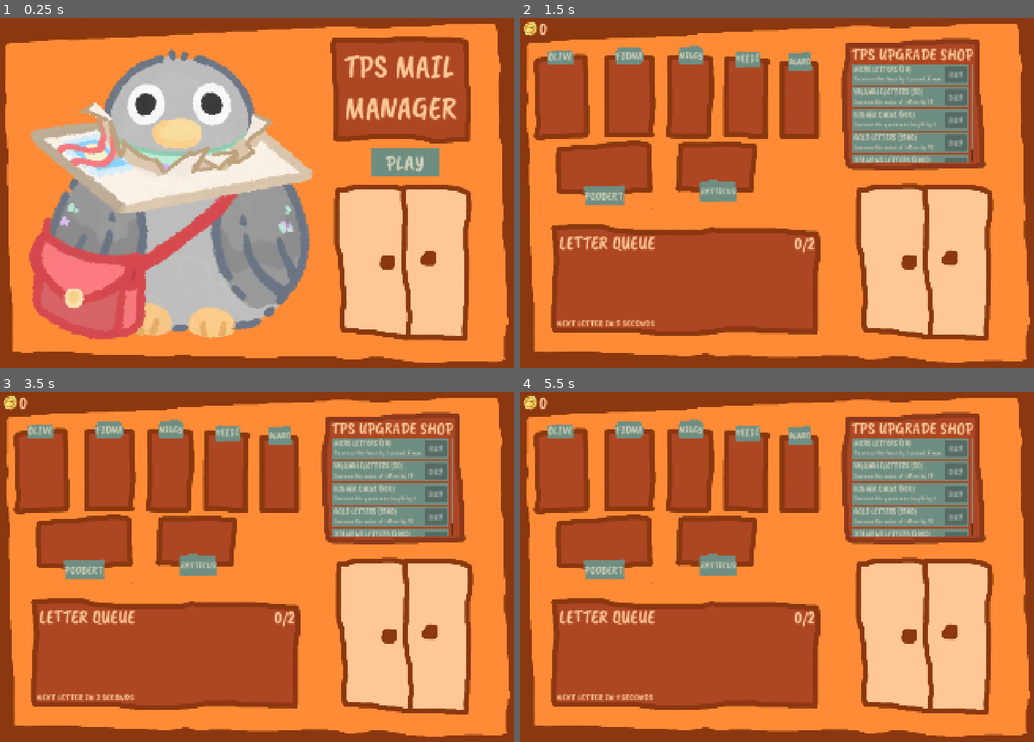
Above: before the commit, frames 1-4 (two rows, left to right).
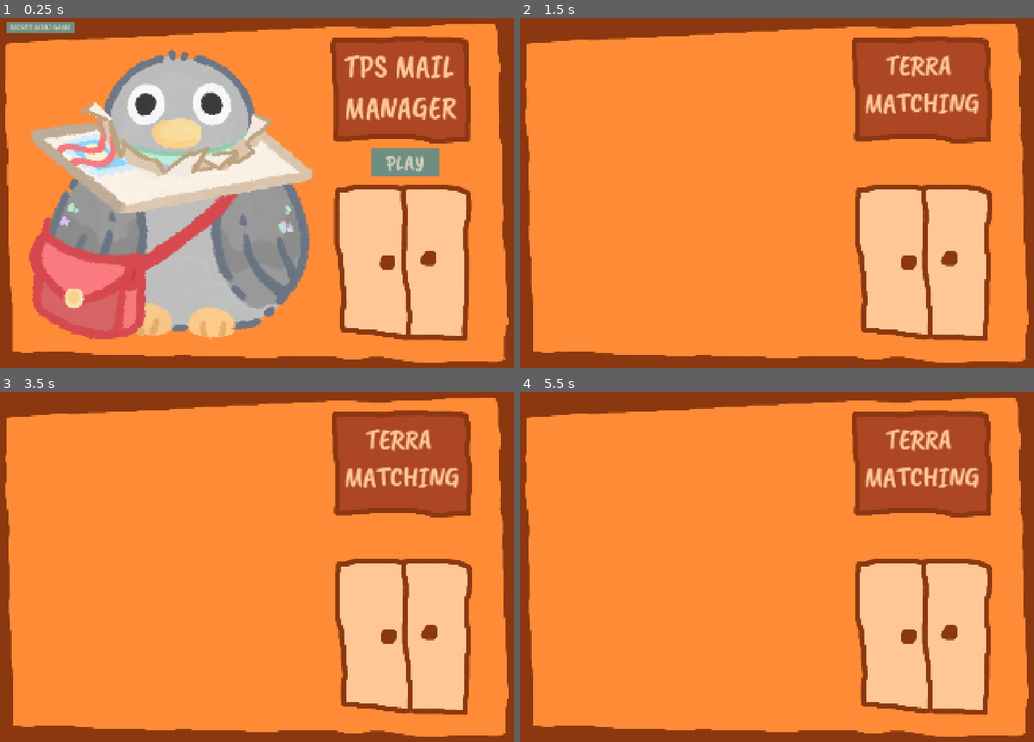
Above: after the commit, the same moments.

Repository: Nathan5471/ancient-terra-mail
Game: Godot game, scene res://scenes/start.tscn
The game is run twice, just before and just after one commit, with the same random seed, the same clock (stepped at 60 frames per second) and the same inputs. Before the commit the project has no main scene; this scene is started directly in both runs.
Inputs (mouse positions are in pixels of both pictures, inside the frame that each line leads up to):
- Up to frame 1 (0.25 s): no input
- Up to frame 2 (1.5 s): click (561, 28) at 0.5 s, where only the run after the commit has a clickable "SECRET MINI GAME"; click (926, 161) at 1.25 s, where only the run before the commit has a clickable "PLAY"
- Up to frame 3 (3.5 s): tap Enter at 2 s; move the mouse to (41, 472) at 2.02 s; hold Right 2.03-2.78 s; tap Alt at 2.1 s; click (41, 472) at 2.17 s; tap Space at 2.75 s; move the mouse to (107, 469) at 2.77 s; hold Down from 2.78 s (still down); tap Shift at 2.85 s; click (107, 469) at 2.92 s
- Up to frame 4 (5.5 s): move the mouse to (689, 469) at 3.52 s; release Down at 3.53 s; hold Right 3.53-4.28 s; tap Alt at 3.6, 5.1 s; click (689, 469) at 3.67 s; tap Enter at 4.25 s; move the mouse to (746, 472) at 4.27 s; hold Up 4.28-5.03 s; tap Shift at 4.35 s; click (746, 472) at 4.42 s; tap Space at 5 s; move the mouse to (797, 472) at 5.02 s; hold Left from 5.03 s (still down); click (797, 472) at 5.17 s

The runs differ from the first frame. In frame 1, 0.4% of the frame differs, in the area x 1-15%, y 1-5%; in frame 2, 44%, in the area x 0-100%, y 1-99%; in frame 3, 44%; in frame 4, 44%.
Error before the commit: Cannot call method 'queue_free' on a null value. (res://scripts/manager.gd:69)

Commit message:
Start adding secret mini-game

Diff:
--- a/project.godot
+++ b/project.godot
@@ -11,6 +11,7 @@
 [application]
 
 config/name="Ancient Terra Mail"
+run/main_scene="uid://bjqjcelob6mya"
 config/features=PackedStringArray("4.7", "GL Compatibility")
 config/icon="res://icon.svg"
 
--- /dev/null
+++ b/scenes/secret.tscn
@@ -0,0 +1,24 @@
+[gd_scene format=3 uid="uid://bta6xcpm5q77g"]
+
+[ext_resource type="Texture2D" uid="uid://cx5gtq4hhbtjt" path="res://assets/Secret.png" id="1_srxoj"]
+[ext_resource type="FontFile" uid="uid://pj025apw33nj" path="res://assets/CaveatBrush-Regular.ttf" id="2_1wrhq"]
+
+[node name="Secret" type="Node2D" unique_id=1580214244]
+
+[node name="Sprite2D" type="Sprite2D" parent="." unique_id=261277173]
+texture = ExtResource("1_srxoj")
+
+[node name="Camera2D" type="Camera2D" parent="." unique_id=501440140]
+zoom = Vector2(1.5, 1.5)
+
+[node name="Label" type="Label" parent="." unique_id=1660962378]
+offset_left = 208.0
+offset_top = -361.0
+offset_right = 492.0
+offset_bottom = -160.0
+theme_override_colors/font_color = Color(1, 0.78039217, 0.5882353, 1)
+theme_override_fonts/font = ExtResource("2_1wrhq")
+theme_override_font_sizes/font_size = 70
+text = "TERRA
+MATCHING"
+horizontal_alignment = 1
--- a/scenes/start.tscn
+++ b/scenes/start.tscn
@@ -4,11 +4,12 @@
 [ext_resource type="Texture2D" uid="uid://b60s58t754u7u" path="res://assets/Start.png" id="1_jaeev"]
 [ext_resource type="PackedScene" uid="uid://coklix2op705k" path="res://main.tscn" id="2_kdmts"]
 [ext_resource type="FontFile" uid="uid://pj025apw33nj" path="res://assets/CaveatBrush-Regular.ttf" id="2_u80x2"]
+[ext_resource type="PackedScene" uid="uid://bta6xcpm5q77g" path="res://scenes/secret.tscn" id="3_0auqf"]
 
 [sub_resource type="StyleBoxFlat" id="StyleBoxFlat_u80x2"]
 bg_color = Color(0.43529412, 0.5568628, 0.50980395, 1)
 
-[sub_resource type="StyleBoxFlat" id="StyleBoxFlat_bodal"]
+[sub_resource type="StyleBoxFlat" id="StyleBoxFlat_0auqf"]
 bg_color = Color(0.43529412, 0.5568628, 0.50980395, 1)
 border_width_left = 5
 border_width_top = 5
@@ -24,9 +25,26 @@
 border_width_bottom = 5
 border_color = Color(0.81960785, 0.8156863, 0.72156864, 1)
 
+[sub_resource type="StyleBoxFlat" id="StyleBoxFlat_bodal"]
+bg_color = Color(0.43529412, 0.5568628, 0.50980395, 1)
+border_width_left = 2
+border_width_top = 2
+border_width_right = 2
+border_width_bottom = 2
+border_color = Color(0.81960785, 0.8156863, 0.72156864, 1)
+
+[sub_resource type="StyleBoxFlat" id="StyleBoxFlat_kdmts"]
+bg_color = Color(0.43529412, 0.5568628, 0.50980395, 1)
+border_width_left = 2
+border_width_top = 2
+border_width_right = 2
+border_width_bottom = 2
+border_color = Color(0.81960785, 0.8156863, 0.72156864, 1)
+
 [node name="Start" type="Node2D" unique_id=284145839]
 script = ExtResource("1_bodal")
 mainScene = ExtResource("2_kdmts")
+secretScene = ExtResource("3_0auqf")
 
 [node name="Sprite2D" type="Sprite2D" parent="." unique_id=1538683706]
 texture = ExtResource("1_jaeev")
@@ -58,10 +76,28 @@
 theme_override_fonts/font = ExtResource("2_u80x2")
 theme_override_font_sizes/font_size = 54
 theme_override_styles/normal = SubResource("StyleBoxFlat_u80x2")
+theme_override_styles/pressed = SubResource("StyleBoxFlat_0auqf")
+theme_override_styles/hover = SubResource("StyleBoxFlat_y16t7")
+text = "PLAY"
+
+[node name="Button2" type="Button" parent="." unique_id=445456789]
+offset_left = -621.0
+offset_top = -424.0
+offset_right = -454.0
+offset_bottom = -396.0
+theme_override_colors/font_color = Color(0.81960785, 0.8156863, 0.72156864, 1)
+theme_override_colors/font_focus_color = Color(0.81960785, 0.8156863, 0.72156864, 1)
+theme_override_colors/font_pressed_color = Color(0.81960785, 0.8156863, 0.72156864, 1)
+theme_override_colors/font_hover_color = Color(0.81960785, 0.8156863, 0.72156864, 1)
+theme_override_colors/font_hover_pressed_color = Color(1, 0.78039217, 0.5882353, 1)
+theme_override_fonts/font = ExtResource("2_u80x2")
+theme_override_font_sizes/font_size = 21
+theme_override_styles/normal = SubResource("StyleBoxFlat_u80x2")
 theme_override_styles/pressed = SubResource("StyleBoxFlat_bodal")
 theme_override_styles/hover = SubResource("StyleBoxFlat_kdmts")
-text = "PLAY"
+text = "SECRET MINI GAME"
 
 [connection signal="mouse_entered" from="Button" to="." method="_on_button_mouse_entered"]
 [connection signal="mouse_exited" from="Button" to="." method="_on_button_mouse_exited"]
 [connection signal="pressed" from="Button" to="." method="_on_button_pressed"]
+[connection signal="pressed" from="Button2" to="." method="_on_button_2_pressed"]
--- a/scripts/startManager.gd
+++ b/scripts/startManager.gd
@@ -1,6 +1,11 @@
 extends Node2D
 
 @export var mainScene: PackedScene
+@export var secretScene: PackedScene
 
 func _on_button_pressed() -> void:
 	get_tree().change_scene_to_packed(mainScene)
+
+
+func _on_button_2_pressed() -> void:
+	get_tree().change_scene_to_packed(secretScene)
Binary file added: assets/Secret.png
Not shown, added: assets/Secret.png.import
Not shown: 1 places in scenes/start.tscn that only renumber resources
